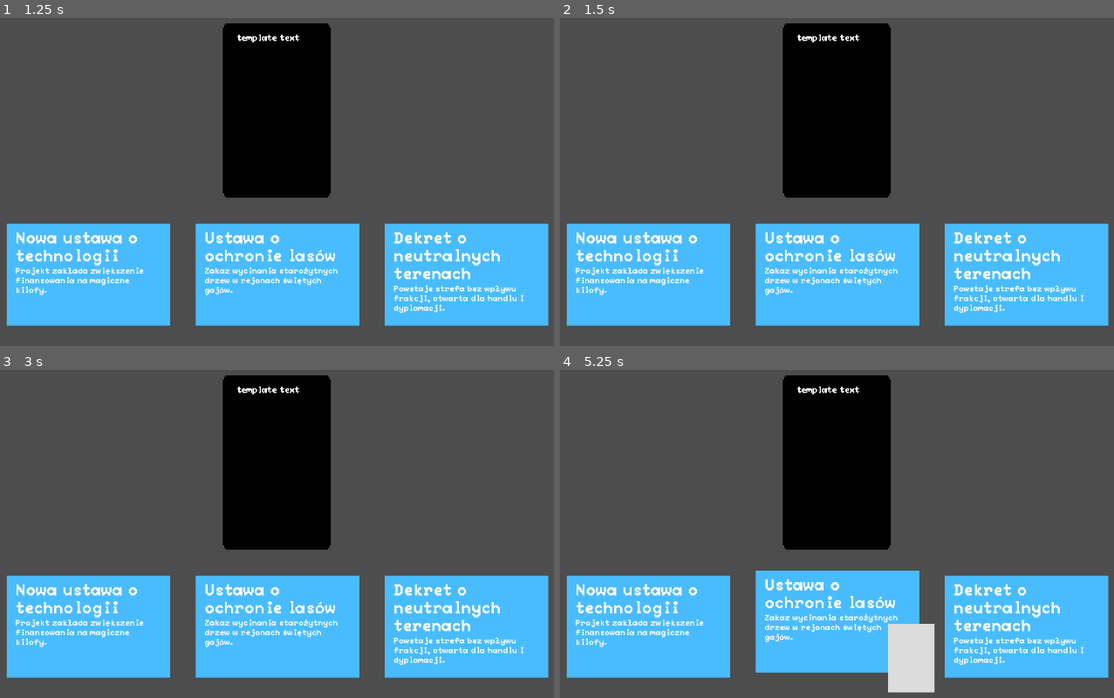
Above: before the commit, frames 1-4 (two rows, left to right).
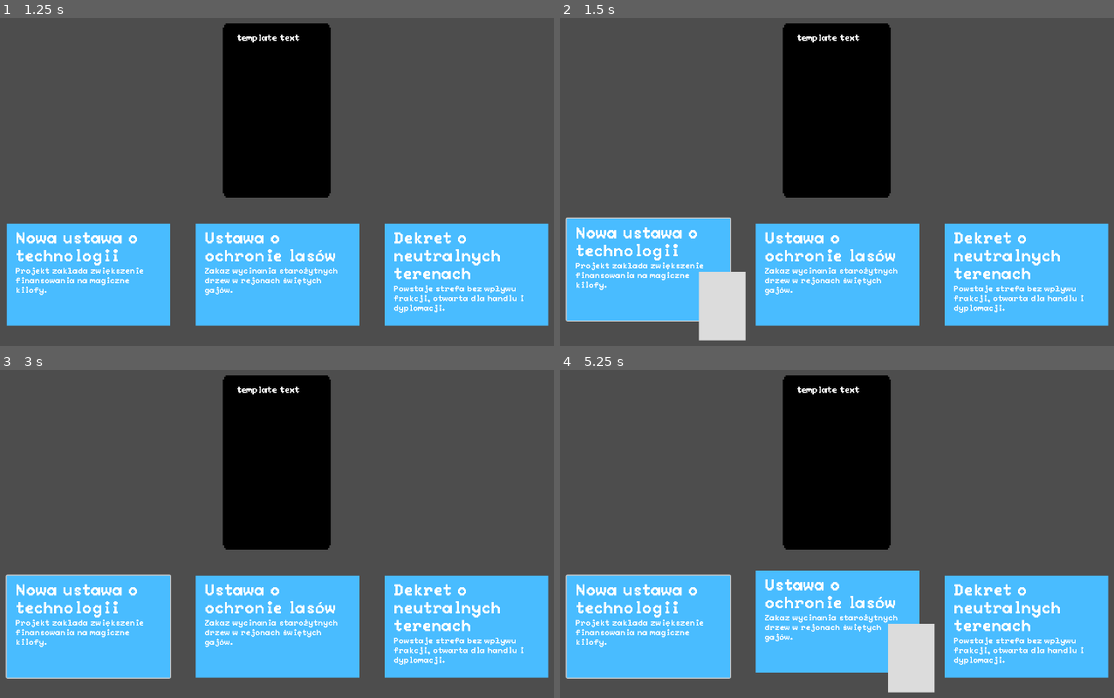
Above: after the commit, the same moments.

Repository: WhatYouFormaggiKindOfPizza/game
Game: Godot game, scene res://scenes/game.tscn
Same seed, same stepped clock (60 frames per second), same inputs: the game is played once before the commit and once after it. The engine's default icon, where the game draws it, is replaced by a stand-in: a white triangle on a blue panel in a dark square.
Inputs (mouse positions are in pixels of both pictures, inside the frame that each line leads up to):
- Up to frame 1 (1.25 s): click (88, 273) at 0.52 s
- Up to frame 2 (1.5 s): click (648, 273) at 1.27 s
- Up to frame 3 (3 s): click (88, 625) at 2.02 s; tap Enter at 2.75 s; move the mouse to (432, 488) at 2.77 s
- Up to frame 4 (5.25 s): tap Space at 3.5, 5 s; move the mouse to (698, 527) at 3.52 s; tap Enter at 4.25 s; move the mouse to (909, 422) at 4.27 s; move the mouse to (803, 586) at 5.02 s

Frame 1 is identical in both runs. In frame 2, 4.7% of the frame differs, in the area x 0-34%, y 60-99%; in frame 3, 0.5%; in frame 4, 0.5%.
Error after the commit: Out of bounds get index '3' (on base: 'Array[Post]') (res://scripts/game_manager.gd:234)

Commit message:
Add opponents actions

Diff:
--- a/scripts/event.gd
+++ b/scripts/event.gd
@@ -4,7 +4,7 @@
 
 var title: String
 var content: String
-var posts: Array[Post]
+@export var posts: Array[Post]
 
 func _init(event_data: Dictionary) -> void:
 	id = event_data.get("id")
--- a/scripts/game_manager.gd
+++ b/scripts/game_manager.gd
@@ -18,6 +18,9 @@
 var kings: Array[King]
 var posts: Array[Post] = []
 var events: Array[Event] = []
+
+var current_event: Event
+var current_posts: Array[Post]
 
 var week_data: WeekData = WeekData.new()
 
@@ -147,12 +150,14 @@
 	if show_logs:
 		print("Next turn started. Day: " + str(day))
 
-	#TODO: get random event
-
-	#TODO: from event get posts
-
-	# Mocked posts for now
-	var current_posts: Array[Post] = posts.slice(0, 3)
+	#get random event
+	current_event = events[randi_range(0, events.size() - 1)]
+
+	#check if event has 3 required posts
+	assert(current_event.posts.size() == 3, "Event with id: " + str(current_event.id) + " need 3 posts assigned, found: " + str(current_event.posts.size()))
+
+	# Mocked posts for now | update noone is mocking my posts anymore
+	current_posts = current_event.posts
 
 	for c in posts_container.get_children():
 		posts_container.remove_child(c)
@@ -167,6 +172,9 @@
 func end_turn() -> void:
 	if show_logs:
 		print("Ending turn...")
+
+	#handles opponents actions
+	handle_opponents_actions();
 
 	if day >= max_turns:
 		end_game()
@@ -219,3 +227,9 @@
 		king.current_support = support
 		if show_logs:
 			print("King: " + king.king_name + " has support: " + str(support))
+
+func handle_opponents_actions() -> void:
+	for king in kings:
+		if !king.is_player:
+			var opponent_post = current_event.posts[randi_range(0, posts.size() - 1)]
+			opponent_post.populate_effects(king)
Not shown: 1 places in scenes/post.tscn that only renumber resources
